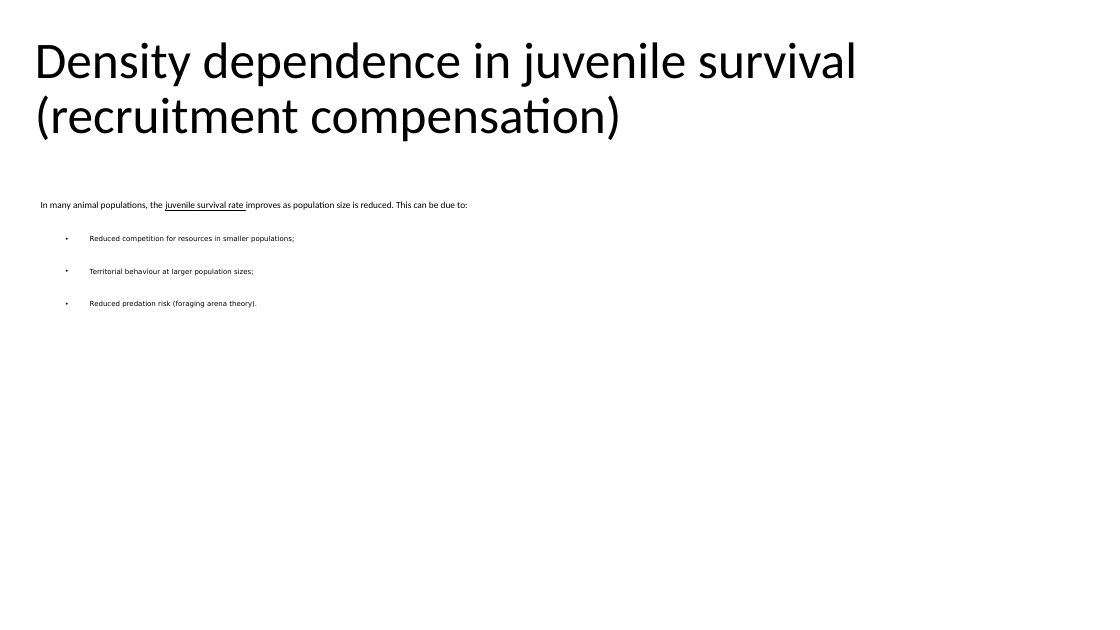
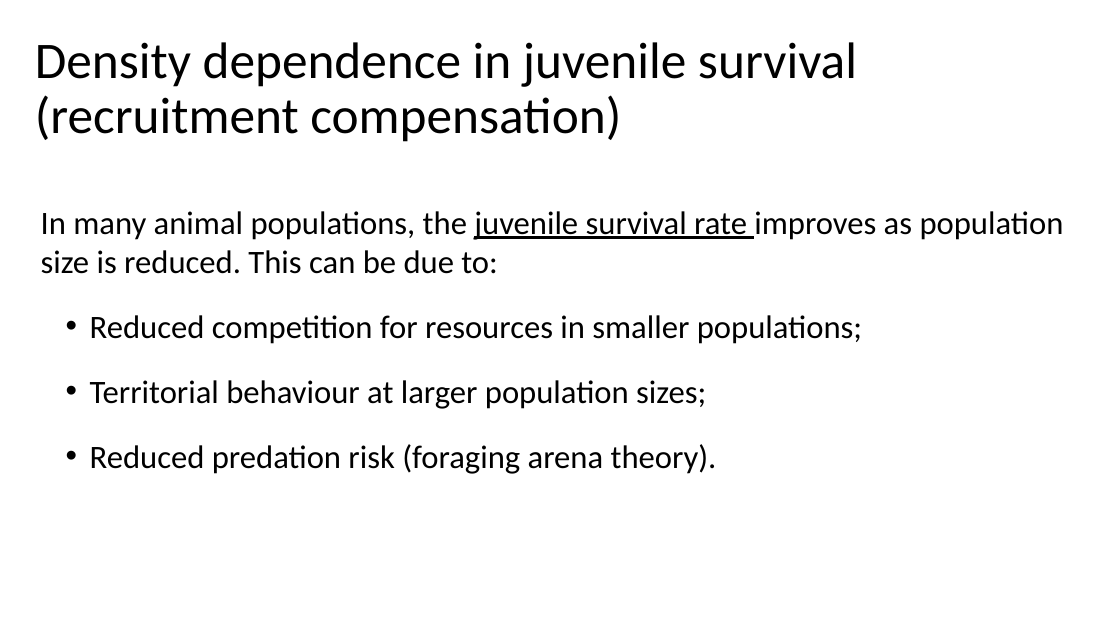
Before and after one commit to TESA-workshops/Ref-Pt-101, a slide deck: slide 39 of RefPt101_221109tb.pptx (slide 37 before the commit). Drawn at 1120x630 pixels with LibreOffice and Linux fonts; fonts in the diff are those of the drawing. Boxes give left, top, right and bottom in pixels: in the first picture for what was removed or moved away, otherwise in the second. Text is boxed around its words. In the diff, an @@ line names an element or a change of style, - is before the commit and + after.

```diff
--- a/RefPt101_221109tb.pptx
+++ b/RefPt101_221109tb.pptx
@@ text "In many animal populations, the ..." at (41, 211, 1064, 474): size 8 to 28 pt in "In many animal populations, the juvenile survival ..."; size 6 to 28 pt, font DejaVu Sans to Calibri in "Reduced competition for resources in smaller populations;", "Territorial behaviour at larger population sizes;", "Reduced predation risk (foraging arena theory)."; line spacing 0.8 to 1 @@
```
Also in this commit, not shown: 10 other slides changed, 6 slides added, 4 slides removed.
